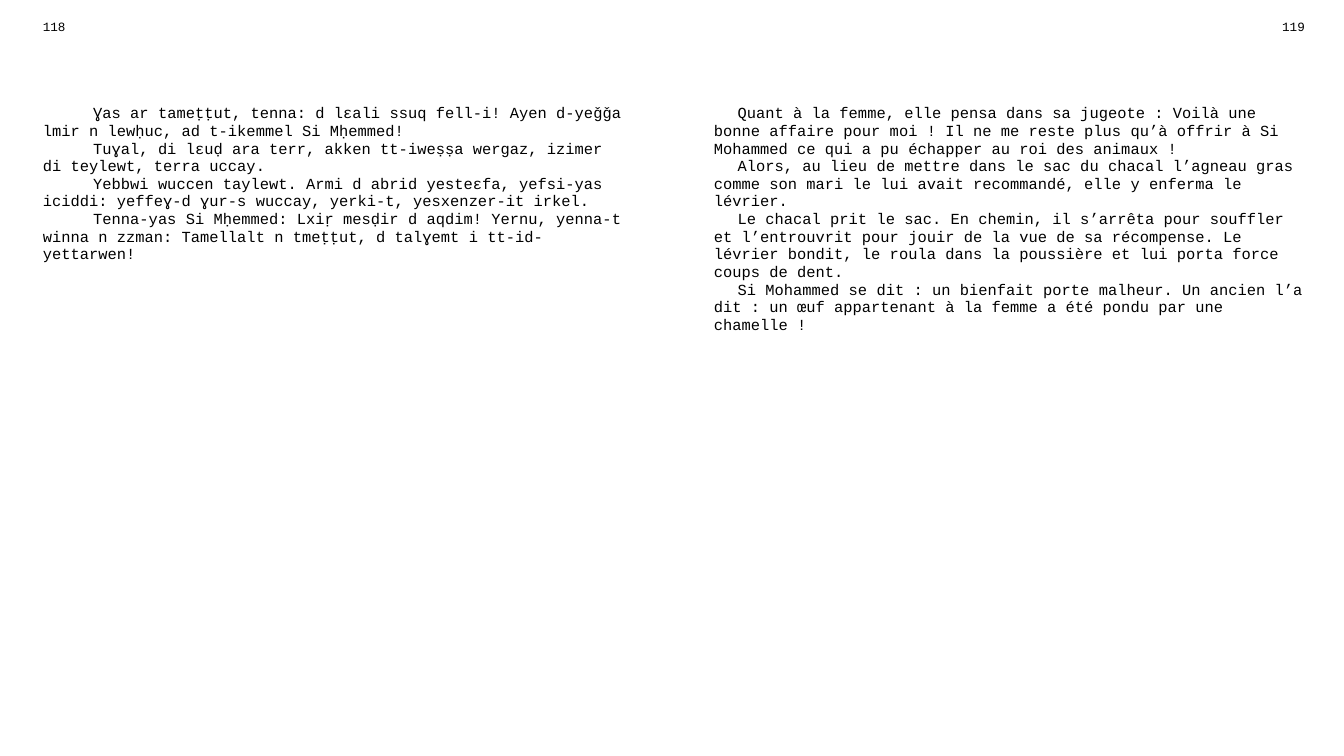
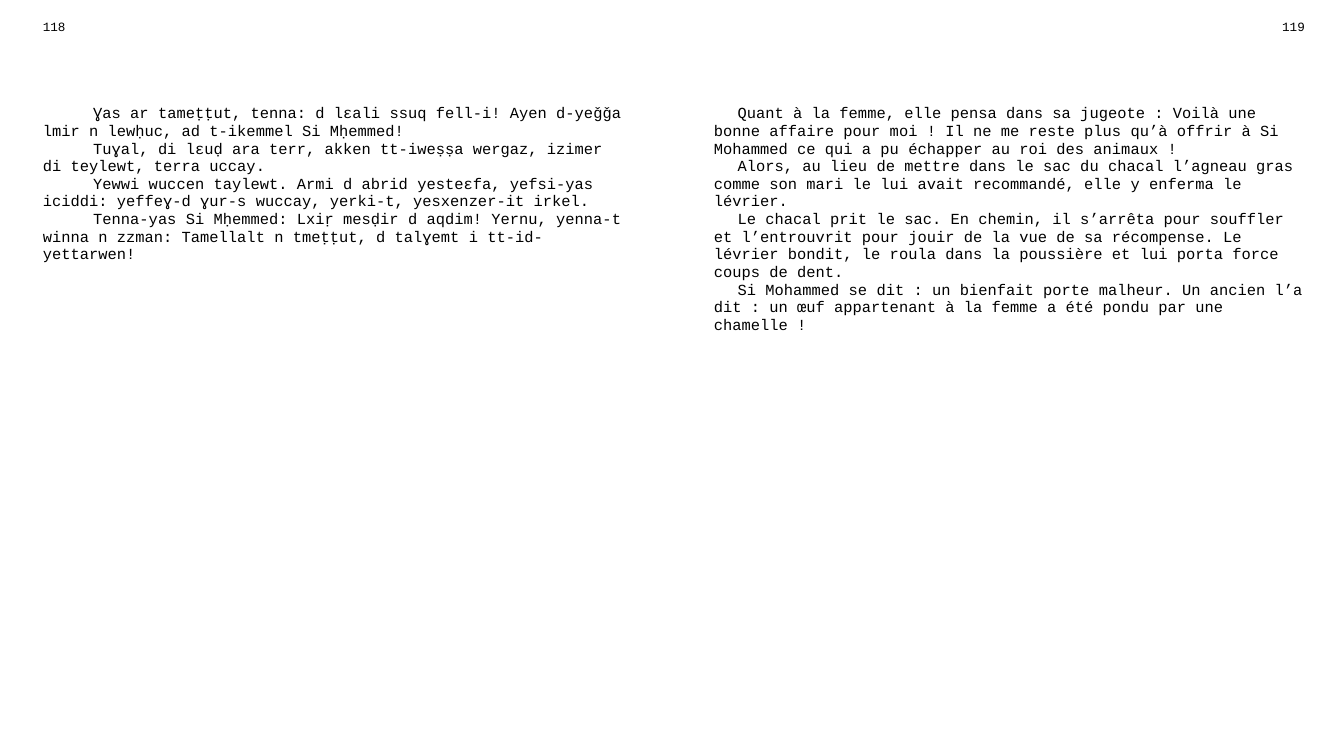
Before and after one commit to sferhah/tamacahut_n_wuccen, a slide deck: slide 44 of Uccen.ConsoleApp/uccen.pptx. Drawn at 1344x756 pixels with LibreOffice and Linux fonts; fonts in the diff are those of the drawing. Boxes give left, top, right and bottom in pixels: in the first picture for what was removed or moved away, otherwise in the second. Text is boxed around its words. In the diff, an @@ line names an element or a change of style, - is before the commit and + after.

```diff
--- a/Uccen.ConsoleApp/uccen.pptx
+++ b/Uccen.ConsoleApp/uccen.pptx
@@ table at bbox=[32, 16, 1315, 729] @@
-row 3, column 1: Ɣas ar tameṭṭut, tenna: d lɛali ssuq fell-i! Ayen d-yeǧǧa lmir n lewḥuc, ad t-ikemmel Si Mḥemmed! / Tuɣal, di lɛuḍ ara terr, akken tt-iweṣṣa wergaz, izimer di teylewt, terra uccay. / Yebbwi wuccen taylewt. Armi d abrid yesteɛfa, yefsi-yas iciddi: yeffeɣ-d ɣur-s wuccay, yerki-t, yesxenzer-it irkel. / Tenna-yas Si Mḥemmed: Lxiṛ mesḍir d aqdim! Yernu, yenna-t winna n zzman: Tamellalt n tmeṭṭut, d talɣemt i tt-id-yettarwen!
+row 3, column 1: Ɣas ar tameṭṭut, tenna: d lɛali ssuq fell-i! Ayen d-yeǧǧa lmir n lewḥuc, ad t-ikemmel Si Mḥemmed! / Tuɣal, di lɛuḍ ara terr, akken tt-iweṣṣa wergaz, izimer di teylewt, terra uccay. / Yewwi wuccen taylewt. Armi d abrid yesteɛfa, yefsi-yas iciddi: yeffeɣ-d ɣur-s wuccay, yerki-t, yesxenzer-it irkel. / Tenna-yas Si Mḥemmed: Lxiṛ mesḍir d aqdim! Yernu, yenna-t winna n zzman: Tamellalt n tmeṭṭut, d talɣemt i tt-id-yettarwen!
```
Also in this commit, not shown: 9 other slides changed, 1 other file.
